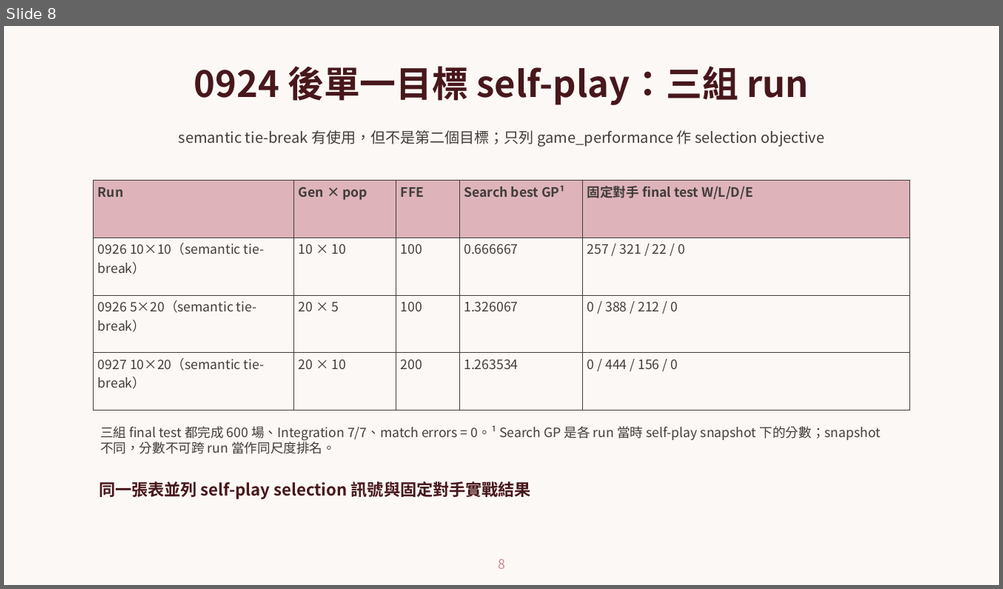
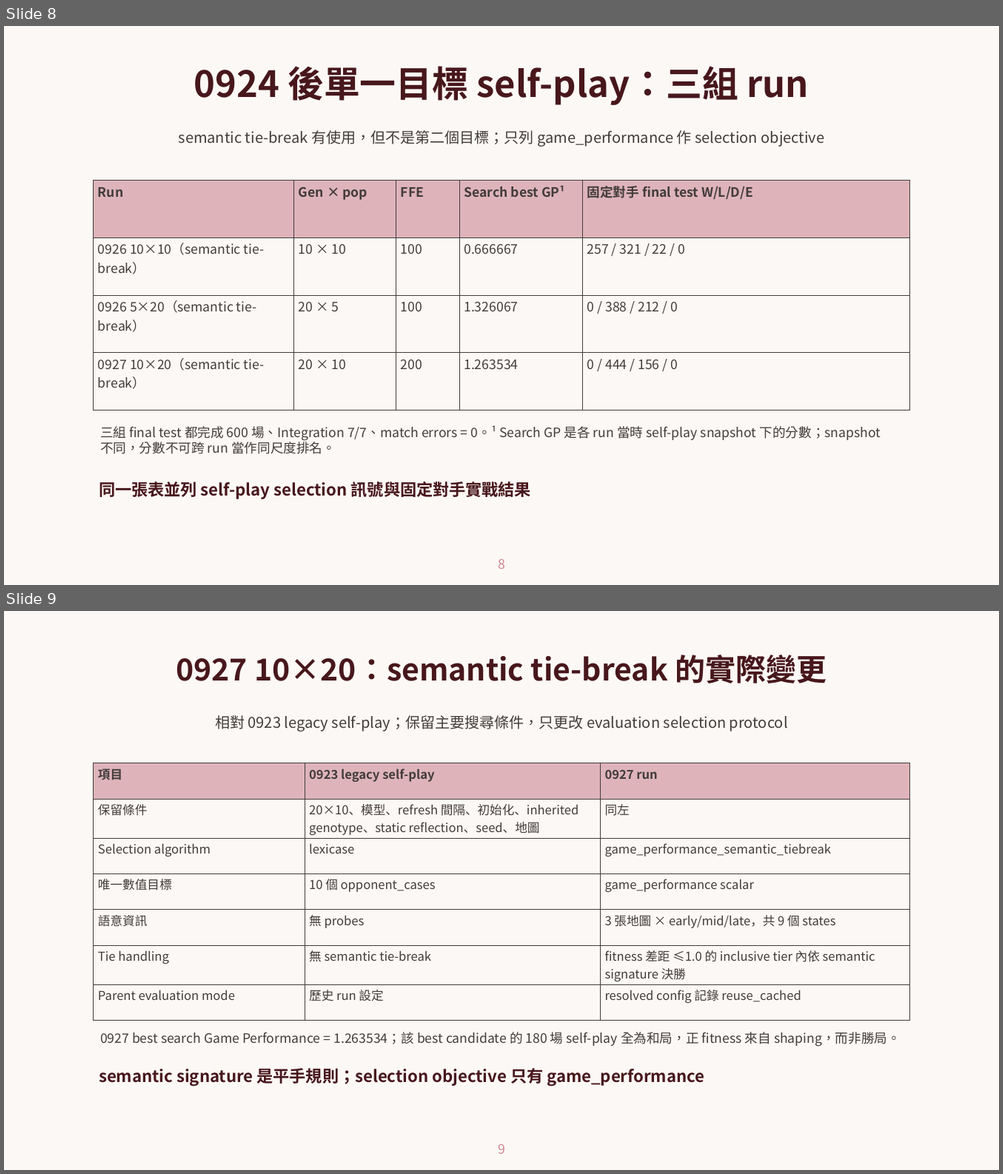
Before and after one commit to sophie8909/EAGLE, a slide deck: Meeting/20261001_self_play/20261001_verified.pptx. Shown one above the other, each under a label of ours: slide 8 before the commit, slides 8 and 9 after it. The pictures are 1003x589 and 1003x1174 pixels, drawn with LibreOffice and Linux fonts; fonts in the diff are those of the drawing; background and template pictures are left out. Boxes give left, top, right and bottom in pixels: in the first picture for what was removed or moved away, otherwise in the second. Text is boxed around its words. In the diff, an @@ line names an element or a change of style, - is before the commit and + after.

```diff
--- a/Meeting/20261001_self_play/20261001_verified.pptx
+++ b/Meeting/20261001_self_play/20261001_verified.pptx
@@ slide 9 added at [4, 611, 999, 1170], background picture (left out) @@
@@ text added at [176, 655, 827, 684], 38.3 pt, text #47171C, bold @@
+0927 10×20：semantic tie-break 的實際變更
@@ text added at [215, 715, 788, 732], 18.8 pt, text #423C3B @@
+相對 0923 legacy self-play；保留主要搜尋條件，只更改 evaluation selection protocol
@@ table added at [93, 763, 909, 1014], 7 rows, 3 columns @@
+項目 | 0923 legacy self-play | 0927 run
+保留條件 | 20×10、模型、refresh 間隔、初始化、inherited genotype、static reflection、seed、地圖 | 同左
+Selection algorithm | lexicase | game_performance_semantic_tiebreak
+唯一數值目標 | 10 個 opponent_cases | game_performance scalar
+語意資訊 | 無 probes | 3 張地圖 × early/mid/late，共 9 個 states
+Tie handling | 無 semantic tie-break | fitness 差距 ≤1.0 的 inclusive tier 內依 semantic signature 決勝
+Parent evaluation mode | 歷史 run 設定 | resolved config 記錄 reuse_cached
@@ text added at [100, 1032, 900, 1047], 16.4 pt, text #423C3B @@
+0927 best search Game Performance = 1.263534；該 best candidate 的 180 場 self-play 全為和局，正 fitness 來自 shaping，而非勝局。
@@ text added at [99, 1068, 704, 1087], 20.7 pt, text #47171C, bold @@
+semantic signature 是平手規則；selection objective 只有 game_performance
@@ page number added at [498, 1145, 505, 1154], 16.5 pt, text #CF8792 @@
+9
```
Also in this commit, not shown: 1 slide changed, 1 other slide added, 2 other files.
